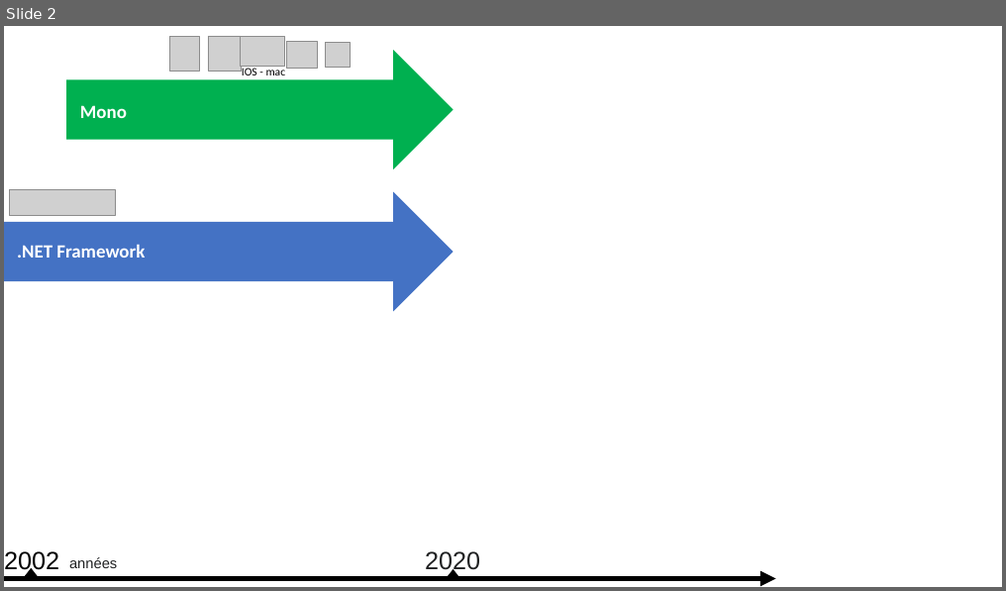
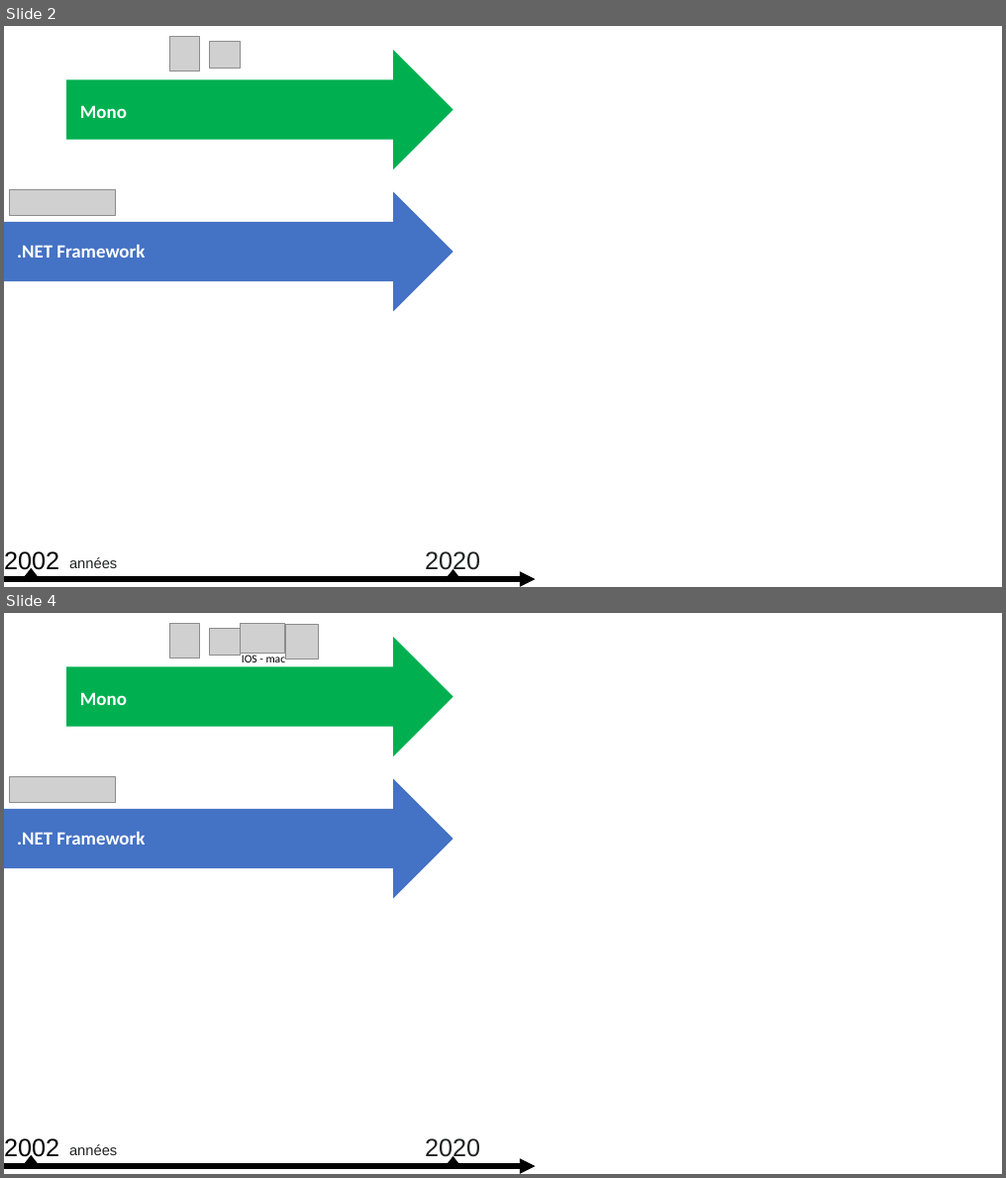
Before and after one commit to guillaume-chervet/course.dotnet, a slide deck: documentations/Dotnet vs dotnet core.pptx. Shown one above the other, each under a label of ours: slide 2 before the commit, slides 2 and 4 after it; the slides between them are not shown. The pictures are 1006x591 and 1006x1178 pixels, drawn with LibreOffice and Linux fonts; fonts in the diff are those of the drawing; grey boxes stand for pictures. Boxes give left, top, right and bottom in pixels: in the first picture for what was removed or moved away, otherwise in the second. Text is boxed around its words. In the diff, an @@ line names an element or a change of style, - is before the commit and + after.

```diff
--- a/documentations/Dotnet vs dotnet core.pptx
+++ b/documentations/Dotnet vs dotnet core.pptx
@@ slide 4 added at (4, 613, 1002, 1174), background #FFFFFF @@
@@ right arrow added at (67, 637, 453, 757), fill #00B050 @@
@@ picture added at (169, 623, 199, 658) @@
@@ picture added at (209, 628, 240, 655) @@
@@ picture added at (241, 624, 284, 653) @@
@@ picture added at (285, 624, 319, 659) @@
@@ text added at (242, 654, 286, 663), 11 pt, text #000000 @@
+IOS - mac
@@ text added at (80, 692, 127, 705), 18 pt, text #FFFFFF, bold @@
+Mono
@@ right arrow added at (4, 779, 453, 899), fill #4472C4 @@
@@ picture added at (9, 777, 116, 802) @@
@@ text added at (17, 831, 145, 845), 18 pt, text #FFFFFF, bold @@
+.NET Framework
@@ text added at (4, 1139, 59, 1161), 24 pt, text #000000 @@
+2002
@@ text added at (69, 1145, 117, 1156), 14 pt, text #202122 @@
+années
@@ text added at (425, 1139, 480, 1161), 24 pt, text #202122 @@
+2020
@@ arrow added from (4, 1166) to (536, 1166), #000000 5 pt @@
@@ triangle added at (24, 1157, 39, 1165), fill #000000, outline #000000 1 pt @@
@@ triangle added at (446, 1157, 460, 1166), fill #000000, outline #000000 1 pt @@
@@ slide 2 changed as well @@
@@ picture removed at (208, 36, 241, 71) @@
@@ picture: place and size @@
-picture at (287, 42, 318, 69)
+picture at (209, 41, 240, 68)
@@ picture removed at (241, 37, 284, 66) @@
@@ picture removed at (325, 43, 350, 68) @@
@@ text removed at (242, 68, 286, 76) @@
-IOS - mac
@@ arrow moved from (4, 579) - (776, 579) to (4, 579) - (536, 579) @@
```
Also in this commit, not shown: 6 other slides changed, 4 other slides added, 1 other file.
